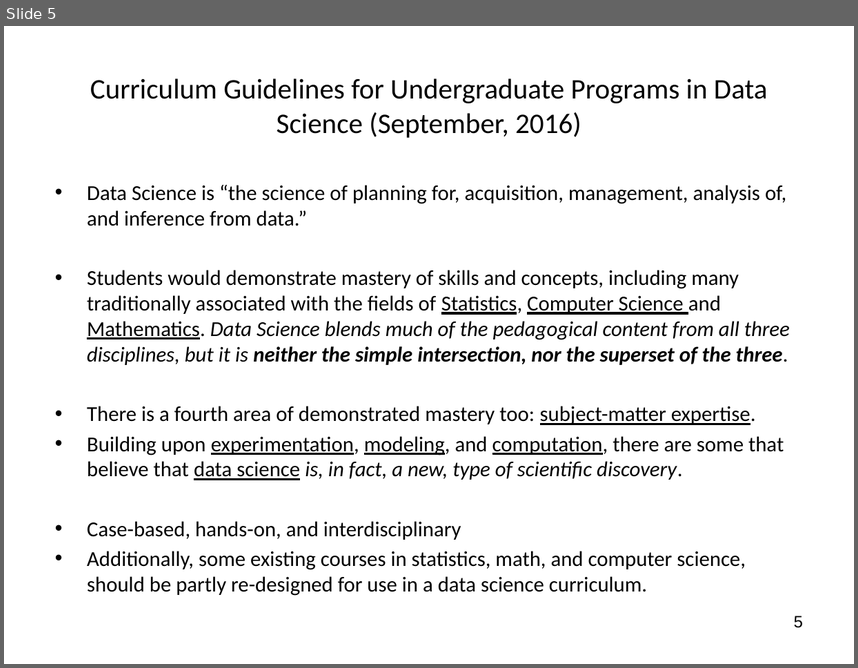
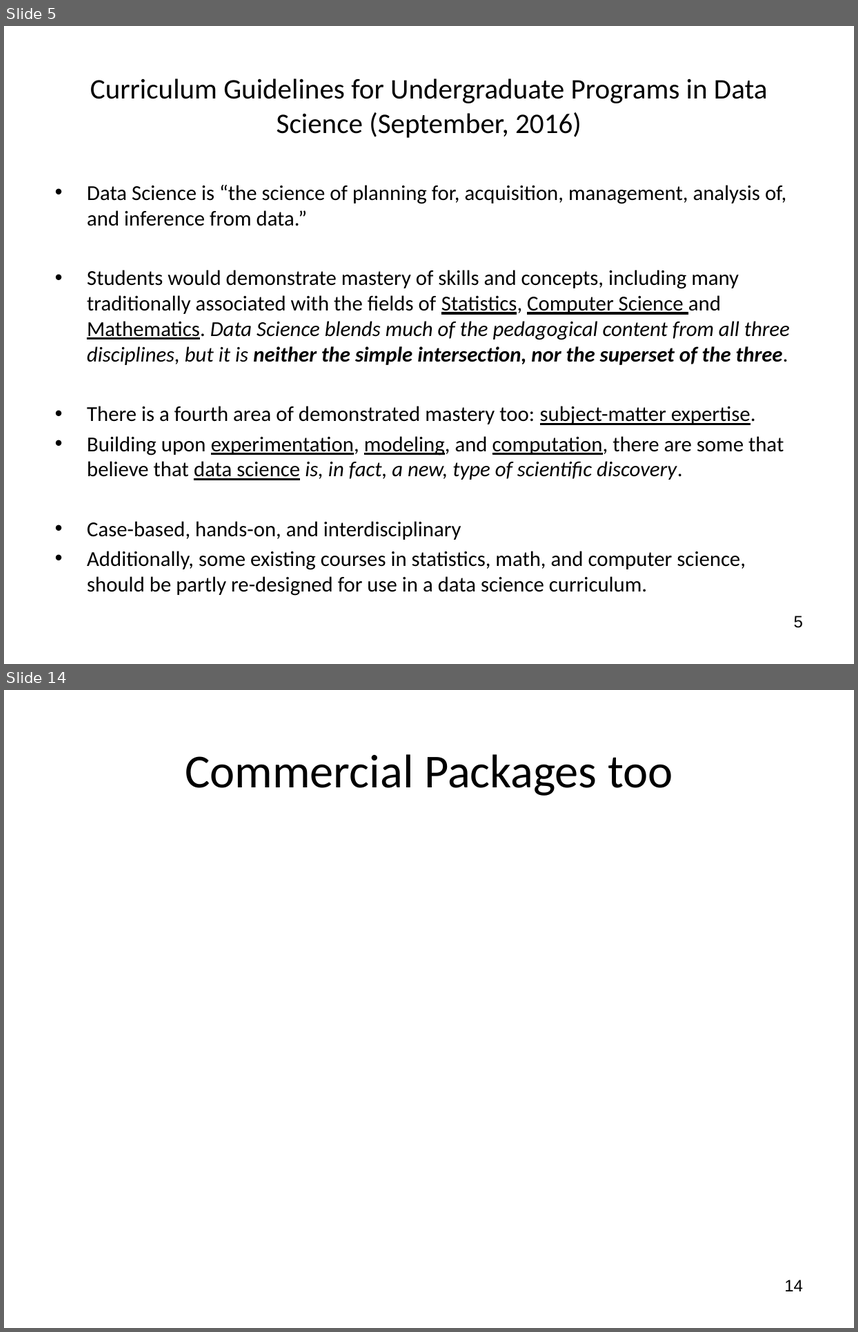
Before and after one commit to wsphd/datajam2018, a slide deck: dj2018.pptx. Shown one above the other, each under a label of ours: slide 5 before the commit, slides 5 and 14 after it; the slides between them are not shown. The pictures are 858x668 and 858x1332 pixels, drawn with LibreOffice and Linux fonts; fonts in the diff are those of the drawing. Boxes give left, top, right and bottom in pixels: in the first picture for what was removed or moved away, otherwise in the second. Text is boxed around its words. In the diff, an @@ line names an element or a change of style, - is before the commit and + after.

```diff
--- a/dj2018.pptx
+++ b/dj2018.pptx
@@ slide 14 added at [4,690,854,1328], background #FFFFFF @@
@@ title added at [185,754,673,796], 40 pt, text #000000 @@
+Commercial Packages too
@@ page number added at [784,1279,803,1291], 14 pt, text #000000 @@
+14
```
Also in this commit, not shown: 4 slides changed, 18 other slides added.
